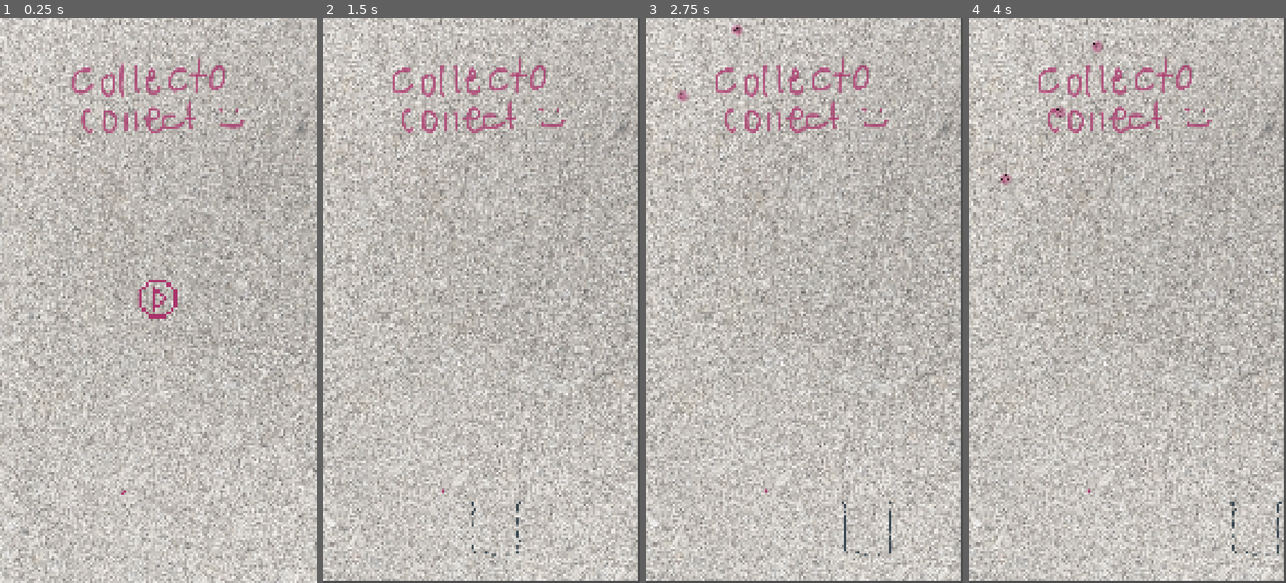
Above: before the commit, frames 1-4 (left to right).
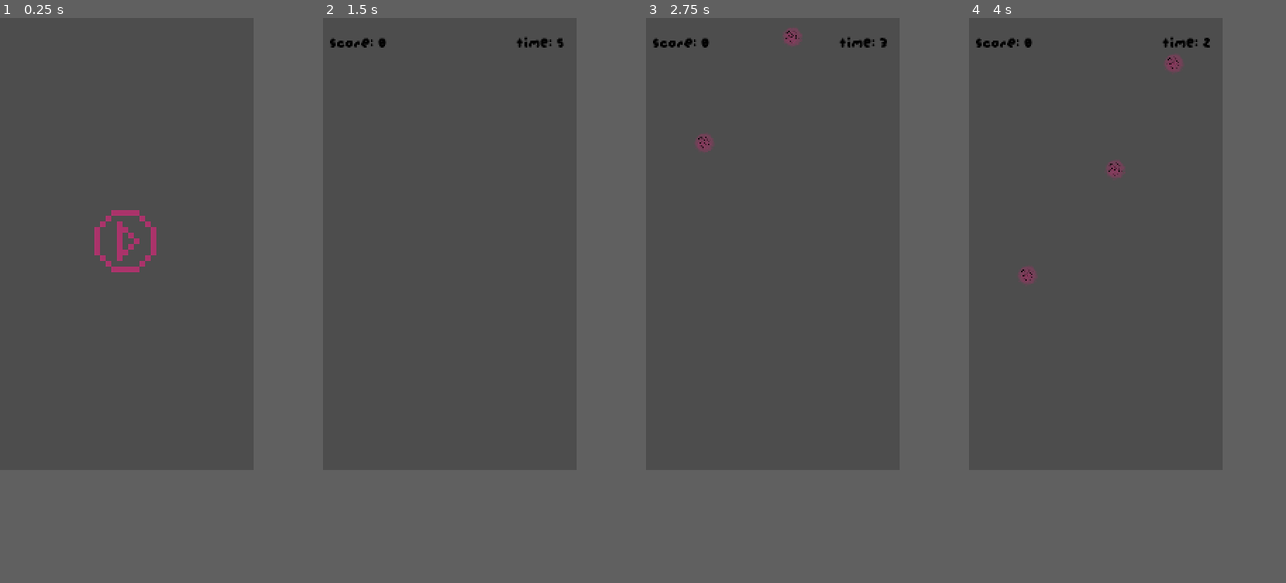
Above: after the commit, the same moments.

Repository: niranjansthaa11-code/Collect_To_Collect_Game
Game: Godot game, scene res://Scences/main.tscn
The game is run twice, just before and just after one commit, with the same random seed, the same clock (stepped at 60 frames per second) and the same inputs.
Inputs (mouse positions are in pixels of both pictures, inside the frame that each line leads up to):
- Up to frame 1 (0.25 s): no input
- Up to frame 2 (1.5 s): click (481, 300) at 0.5 s; tap Enter at 1.25 s; move the mouse to (551, 272) at 1.27 s; hold Right (ui_right) from 1.28 s (still down); tap Alt at 1.35 s; click (551, 272) at 1.42 s
- Up to frame 3 (2.75 s): move the mouse to (741, 328) at 2.02 s; release Right (ui_right) at 2.03 s; hold Down from 2.03 s (still down); tap Shift at 2.1 s; click (741, 328) at 2.17 s
- Up to frame 4 (4 s): move the mouse to (1159, 176) at 2.77 s; release Down at 2.78 s; hold Right (ui_right) 2.78-3.53 s; tap Alt at 2.85 s; click (1159, 176) at 2.92 s; move the mouse to (1111, 413) at 3.52 s; hold Up from 3.53 s (still down); tap Shift at 3.6 s; click (1111, 413) at 3.67 s
In our replay, the window is 450x800 before the commit and 360x640 after it. These sizes can differ from the game's own. Grey fills any space a smaller window leaves; there, only what the larger window draws over its background counts as a difference.

The runs differ from the first frame. In frame 1, 79% of the frame differs, in the area x 0-100%, y 0-100%; in frame 2, 99%; in frame 3, 99%; in frame 4, 99%.

Commit message:
done some visual improvements too

Diff:
--- a/Scences/Ball.tscn
+++ b/Scences/Ball.tscn
@@ -4,7 +4,7 @@
 [ext_resource type="Texture2D" uid="uid://dylmb3llrb04k" path="res://Assets/Ball.png" id="2_jcpin"]
 
 [sub_resource type="CircleShape2D" id="CircleShape2D_lptmf"]
-radius = 25.298222
+radius = 32.0
 
 [node name="Ball" type="Area2D" unique_id=1358627468]
 script = ExtResource("1_bwntd")
--- a/Scences/main.tscn
+++ b/Scences/main.tscn
@@ -3,11 +3,19 @@
 [ext_resource type="Script" uid="uid://cy63mg3jta84t" path="res://Scripts/main.gd" id="1_80y6g"]
 [ext_resource type="Texture2D" uid="uid://buhdlvgpmd1ru" path="res://Assets/play.png" id="2_7cn2w"]
 [ext_resource type="Texture2D" uid="uid://ccqri6pmv0bj2" path="res://Assets/Background.png" id="2_h1my3"]
-[ext_resource type="Script" uid="uid://cdcgb1en5jnis" path="res://Scripts/basket.gd" id="3_4bauf"]
-[ext_resource type="Texture2D" uid="uid://blbjt1c3dj7aa" path="res://Assets/Basket.png" id="3_7cn2w"]
+[ext_resource type="FontFile" uid="uid://d8672lawb12h" path="res://Scences/augiepixel (1).ttf" id="4_4bauf"]
+[ext_resource type="Texture2D" uid="uid://bsvn08835uh6k" path="res://Assets/Game_Over.png" id="5_h1my3"]
 
-[sub_resource type="RectangleShape2D" id="RectangleShape2D_4bauf"]
-size = Vector2(176, 168)
+[sub_resource type="StyleBoxFlat" id="StyleBoxFlat_h1my3"]
+bg_color = Color(0.6666667, 0.2, 0.41568628, 1)
+corner_radius_top_left = 10
+corner_radius_top_right = 10
+corner_radius_bottom_right = 10
+corner_radius_bottom_left = 10
+expand_margin_left = 5.0
+expand_margin_top = 5.0
+expand_margin_right = 5.0
+expand_margin_bottom = 5.0
 
 [node name="Main" type="Node2D" unique_id=226518122]
 script = ExtResource("1_80y6g")
@@ -15,6 +23,7 @@
 [node name="Start Screen" type="CanvasLayer" parent="." unique_id=1708620685]
 
 [node name="Background" type="TextureRect" parent="Start Screen" unique_id=119559608]
+visible = false
 anchors_preset = 15
 anchor_right = 1.0
 anchor_bottom = 1.0
@@ -38,25 +47,11 @@
 
 [node name="Game" type="Node2D" parent="." unique_id=305304599]
 
-[node name="Background" type="TextureRect" parent="Game" unique_id=429481179]
-offset_left = -16.0
-offset_right = 1432.0
-offset_bottom = 2552.0
-size_flags_horizontal = 4
+[node name="Background" type="Sprite2D" parent="Game" unique_id=1431453251]
+visible = false
+position = Vector2(360, 640.0499)
+scale = Vector2(1, 1.1850924)
 texture = ExtResource("2_h1my3")
-
-[node name="Basket" type="Area2D" parent="Game" unique_id=1897790553]
-position = Vector2(360, 1150)
-script = ExtResource("3_4bauf")
-
-[node name="Sprite2D" type="Sprite2D" parent="Game/Basket" unique_id=1318503810]
-position = Vector2(344, 1081)
-scale = Vector2(1, 0.964)
-texture = ExtResource("3_7cn2w")
-
-[node name="CollisionShape2D" type="CollisionShape2D" parent="Game/Basket" unique_id=2053434278]
-position = Vector2(344, 1182)
-shape = SubResource("RectangleShape2D_4bauf")
 
 [node name="Spawanner" type="Timer" parent="Game" unique_id=1754902724]
 autostart = true
@@ -66,13 +61,20 @@
 offset_top = 50.0
 offset_right = 60.0
 offset_bottom = 73.0
+theme_override_colors/font_color = Color(0, 0, 0, 1)
+theme_override_fonts/font = ExtResource("4_4bauf")
+theme_override_font_sizes/font_size = 50
 text = "Score: 0"
+uppercase = true
 
 [node name="Timer" type="Label" parent="Game" unique_id=2112225793]
-offset_left = 600.0
+offset_left = 550.0
 offset_top = 50.0
-offset_right = 640.0
-offset_bottom = 73.0
+offset_right = 744.0
+offset_bottom = 108.0
+theme_override_colors/font_color = Color(0, 0, 0, 0.99607843)
+theme_override_fonts/font = ExtResource("4_4bauf")
+theme_override_font_sizes/font_size = 50
 text = "Time: 30"
 
 [node name="Countdown_TImer" type="Timer" parent="Game" unique_id=243276784 groups=["game_manager"]]
@@ -80,23 +82,39 @@
 [node name="GameOver" type="CanvasLayer" parent="." unique_id=1422970154]
 visible = false
 
+[node name="Background" type="Sprite2D" parent="GameOver" unique_id=103243913]
+position = Vector2(360, 640.0499)
+scale = Vector2(1, 1.1850924)
+texture = ExtResource("5_h1my3")
+
 [node name="Final_score_label" type="Label" parent="GameOver" unique_id=793311116]
-anchors_preset = 5
+anchors_preset = 8
 anchor_left = 0.5
+anchor_top = 0.5
 anchor_right = 0.5
-offset_left = -160.0
-offset_top = 500.0
-offset_right = -120.0
-offset_bottom = 523.0
+anchor_bottom = 0.5
+offset_left = -20.0
+offset_top = -70.0
+offset_right = 20.0
+offset_bottom = -22.0
 grow_horizontal = 2
+grow_vertical = 2
+theme_override_colors/font_color = Color(0, 0, 0, 1)
+theme_override_fonts/font = ExtResource("4_4bauf")
+theme_override_font_sizes/font_size = 50
 
 [node name="Restart Button" type="Button" parent="GameOver" unique_id=1450735050]
-offset_left = 250.0
-offset_top = 650.0
-offset_right = 338.0
-offset_bottom = 681.0
+anchors_preset = 8
+anchor_left = 0.5
+anchor_top = 0.5
+anchor_right = 0.5
+anchor_bottom = 0.5
+offset_left = -114.0
+offset_right = 114.0
+offset_bottom = 56.0
+grow_horizontal = 2
+grow_vertical = 2
+theme_override_fonts/font = ExtResource("4_4bauf")
+theme_override_font_sizes/font_size = 50
+theme_override_styles/hover = SubResource("StyleBoxFlat_h1my3")
 text = "Play Again"
-
-[connection signal="timeout" from="Game/Spawanner" to="." method="_on_spawanner_timeout"]
-[connection signal="timeout" from="Game/Countdown_TImer" to="." method="_on_countdown_t_imer_timeout"]
-[connection signal="pressed" from="GameOver/Restart Button" to="." method="_on_restart_button_pressed"]
--- a/Scripts/ball.gd
+++ b/Scripts/ball.gd
@@ -7,6 +7,7 @@
 
 # Called when the node enters the scene tree for the first time.
 func _ready() -> void:
+	input_event.connect(_on_input_event)
 	pass # Replace with function body.
 
 
@@ -20,10 +21,7 @@
 	pass
 
 
-func _on_area_entered(area: Area2D) -> void:
-	if area.name=="Basket":
-		get_tree().call_group("game_Manager","add_score")
+func _on_input_event(_viewport, event, _shape_idx):
+	if event is InputEventMouseButton and event.pressed:
+		get_tree().call_group("game_manager", "add_score")
 		queue_free()
-
-
-	pass # Replace with function body.
--- a/Scripts/basket.gd
+++ b/Scripts/basket.gd
@@ -11,4 +11,5 @@
 func _process(delta):
 	var dir = Input.get_axis("ui_left","ui_right")
 	position.x+= dir*speed*delta
-	position.x= clamp(position.x,0,get_viewport_rect().size.x)
+	var half_width = 80
+	position.x = clamp(position.x, half_width, get_viewport_rect().size.x - half_width)
--- a/Scripts/main.gd
+++ b/Scripts/main.gd
@@ -17,7 +17,7 @@
 	$Game/Spawanner.start()
 	$Game/Countdown_TImer.start()
 	score = 0
-	timeleft = 30
+	timeleft = 5
 	update_labels()
 	print("Game is Starting...")
 
@@ -43,12 +43,12 @@
 	$Game/Timer.text = "Time: " + str(timeleft)
 func end_game():
 	$Game/Spawanner.stop()
-	$Game/CountdownTimer.stop()
+	$Game/Countdown_TImer.stop()
 	$Game.hide()
 	$GameOver.show()
-	$GameOver/Final_score_label.text = "Game Over!\nScore: " + str(score)
+	$GameOver/Final_score_label.text = "Score: " + str(score)
 
-	print("Game Over! Final Score: ", score)
+	print(" Final Score: ", score)
 
 
 func _on_restart_button_pressed() -> void:
--- a/project.godot
+++ b/project.godot
@@ -17,8 +17,8 @@
 
 [display]
 
-window/size/viewport_width=720
-window/size/viewport_height=1280
+window/size/viewport_width=360
+window/size/viewport_height=640
 window/size/window_width_override=360
 window/size/window_height_override=640
 window/stretch/mode="canvas_items"
Binary file added: Assets/Game_Over.png
Not shown, added: Assets/Game_Over.png.import
Binary file added: Scences/augiepixel (1).ttf
Not shown, added: Scences/augiepixel (1).ttf.import
